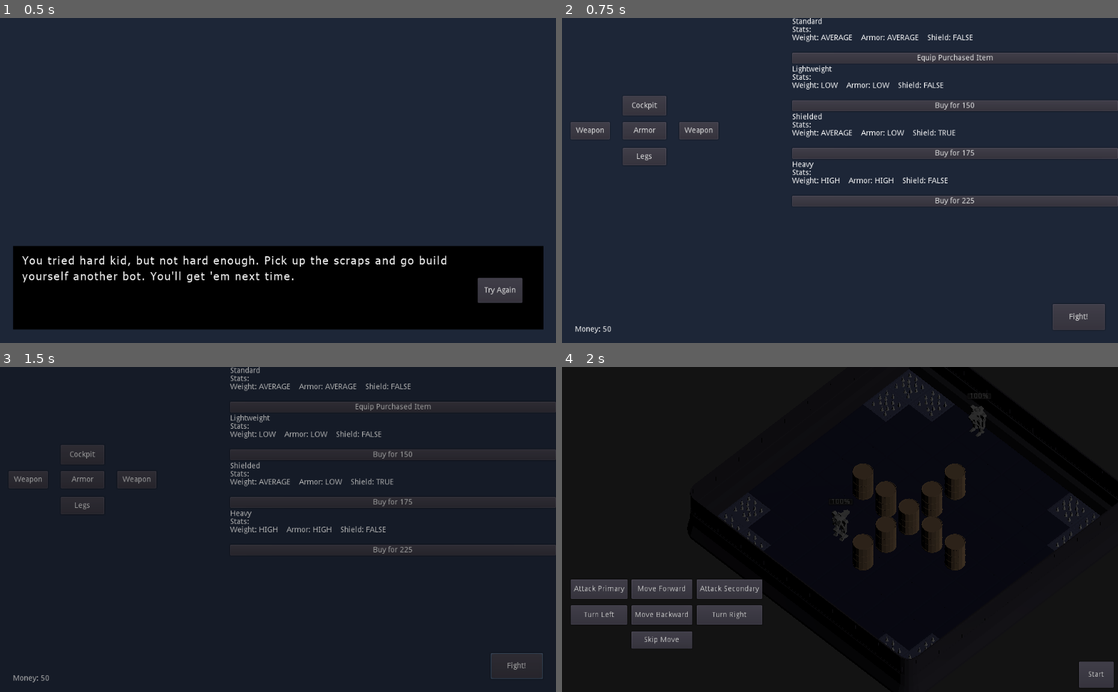
Above: before the commit, frames 1-4 (two rows, left to right).
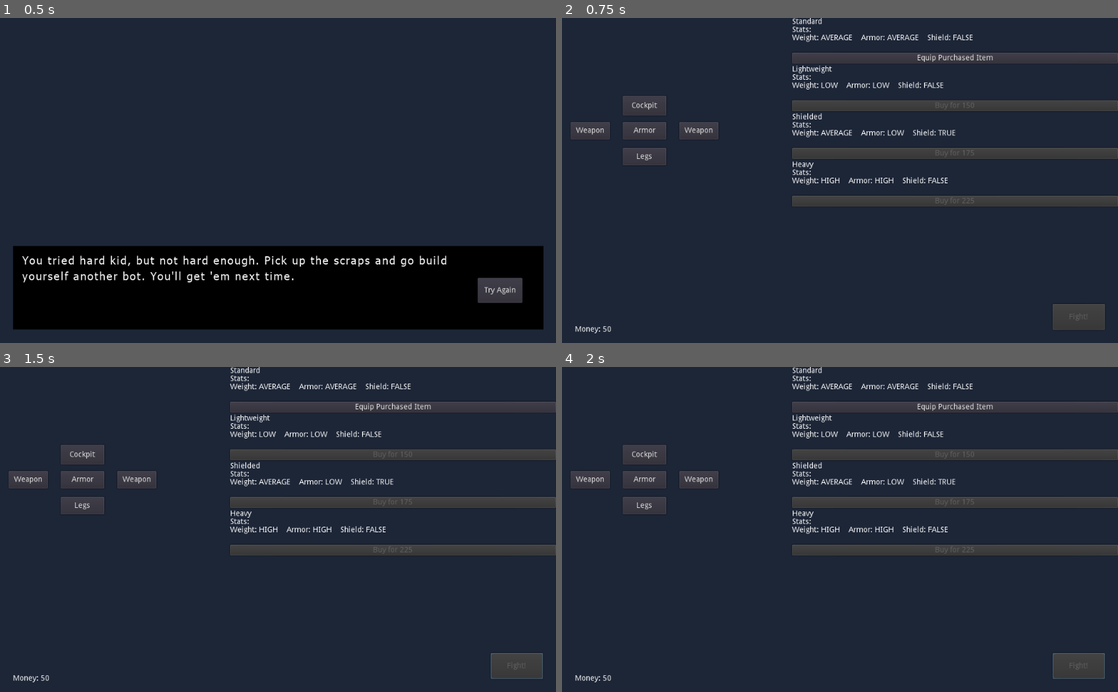
Above: after the commit, the same moments.

Repository: game-workers-cooperative/mechjam
Game: Godot game, scene res://scenes/GameOver/GameOver.tscn
Two runs of this game, one before a commit and one after it. Both use one fixed random seed, a clock stepped at 60 frames per second and the inputs below. This scene is started directly instead of the project's main scene.
Inputs (mouse positions are in pixels of both pictures, inside the frame that each line leads up to):
- Up to frame 1 (0.5 s): no input
- Up to frame 2 (0.75 s): click "Try Again" at 0.5 s
- Up to frame 3 (1.5 s): click (517, 666) at 1.25 s, where only the run before the commit has a clickable "Fight!"
- Up to frame 4 (2 s): no input

Frame 1 is identical in both runs. In frame 2, 0.2% of the frame differs, in the area x 67-95%, y 25-94%; in frame 3, 2.5%; in frame 4, 97%, in the area x 0-100%, y 0-100%.

Commit message:
bugfixes aplenty
- fixing intro3 picture
- adding title image
- beginning to add new theme
- removing unused print statements
- including bugfixes and updates from nemesis and nick
- most of the bugfixes that E.J. found
- showing how many moves are available

Diff:
--- a/objects/equipment/weapon.gd
+++ b/objects/equipment/weapon.gd
@@ -5,12 +5,8 @@
 # var a = 2
 var stats
 
-
 func _init(newStats):
 	stats = newStats
-
-
-	#print(weaponStats)
 
 # Called when the node enters the scene tree for the first time.
 func _ready():
@@ -39,7 +35,7 @@
 
 func attack(grid_pos,facing):
 	var hitsquares = []
-	print('attacking')
+
 	var hitpercent = randf()
 	if hitpercent > stats['hitPercent']:
 		return ['miss',[],stats['damage'],0]
--- a/objects/ui/SceneSwitcher.gd
+++ b/objects/ui/SceneSwitcher.gd
@@ -3,6 +3,7 @@
 export(String, FILE, "*.tsc, *.tscn") var target_scene
 
 func _ready() -> void:
+	self.disabled
 	var err = self.connect("pressed", self, "_on_pressed")
 	if err: print(err)
 
--- a/scenes/ArmorVBoxContainer.gd
+++ b/scenes/ArmorVBoxContainer.gd
@@ -6,9 +6,9 @@
 # var b = "text"
 
 var armorTypes = ['Carbon Nanotech','Steel','Ceramic','Radioactive Waste','Alien Hardwood','Rubber']
+
 # Called when the node enters the scene tree for the first time.
 func _ready():
-	print("running script")
 	for armor in armorTypes:
 		var button = Button.new()
 		button.text = armor
--- a/scenes/Battlefield/Battlefield.tscn
+++ b/scenes/Battlefield/Battlefield.tscn
@@ -135,19 +135,16 @@
 "_edit_use_anchors_": false
 }
 
-[node name="CommandPalette" type="Container" parent="HUD"]
+[node name="CommandPalette" type="Control" parent="HUD"]
 margin_right = 40.0
 margin_bottom = 40.0
-__meta__ = {
-"_edit_use_anchors_": false
-}
 
 [node name="MoveForward" type="Button" parent="HUD/CommandPalette"]
 anchor_top = -1.0
 anchor_bottom = -1.0
-margin_left = 128.0
+margin_left = 144.0
 margin_top = 432.0
-margin_right = 240.0
+margin_right = 265.0
 margin_bottom = 468.0
 text = "Move Forward"
 script = ExtResource( 13 )
@@ -162,9 +159,9 @@
 [node name="MoveBackward" type="Button" parent="HUD/CommandPalette"]
 anchor_top = -1.0
 anchor_bottom = -1.0
-margin_left = 128.0
+margin_left = 144.0
 margin_top = 480.0
-margin_right = 240.0
+margin_right = 264.0
 margin_bottom = 516.0
 text = "Move Backward"
 script = ExtResource( 13 )
@@ -176,9 +173,9 @@
 [node name="TurnRight" type="Button" parent="HUD/CommandPalette"]
 anchor_top = -1.0
 anchor_bottom = -1.0
-margin_left = 248.0
+margin_left = 272.0
 margin_top = 480.0
-margin_right = 369.0
+margin_right = 393.0
 margin_bottom = 516.0
 text = "Turn Right"
 script = ExtResource( 13 )
@@ -195,8 +192,9 @@
 anchor_bottom = -1.0
 margin_left = 16.0
 margin_top = 480.0
-margin_right = 120.0
+margin_right = 136.0
 margin_bottom = 516.0
+rect_pivot_offset = Vector2( 64, 16 )
 text = "Turn Left"
 script = ExtResource( 13 )
 __meta__ = {
@@ -207,12 +205,50 @@
 "parameters": null
 }
 
+[node name="Jump" type="Button" parent="HUD/CommandPalette"]
+anchor_top = -1.0
+anchor_bottom = -1.0
+margin_left = 16.0
+margin_top = 528.0
+margin_right = 136.0
+margin_bottom = 564.0
+rect_pivot_offset = Vector2( 64, 16 )
+disabled = true
+text = "Jump"
+script = ExtResource( 13 )
+__meta__ = {
+"_edit_use_anchors_": false
+}
+command = {
+"method": "turn_left",
+"parameters": null
+}
+
+[node name="Shield" type="Button" parent="HUD/CommandPalette"]
+anchor_top = -1.0
+anchor_bottom = -1.0
+margin_left = 272.0
+margin_top = 528.0
+margin_right = 392.0
+margin_bottom = 564.0
+rect_pivot_offset = Vector2( 64, 16 )
+disabled = true
+text = "Shield"
+script = ExtResource( 13 )
+__meta__ = {
+"_edit_use_anchors_": false
+}
+command = {
+"method": "turn_left",
+"parameters": null
+}
+
 [node name="AttackPrimary" type="Button" parent="HUD/CommandPalette"]
 anchor_top = -1.0
 anchor_bottom = -1.0
 margin_left = 16.0
 margin_top = 432.0
-margin_right = 121.0
+margin_right = 137.0
 margin_bottom = 468.0
 text = "Attack Primary"
 script = ExtResource( 13 )
@@ -224,9 +260,9 @@
 [node name="AttackSecondary" type="Button" parent="HUD/CommandPalette"]
 anchor_top = -1.0
 anchor_bottom = -1.0
-margin_left = 248.0
+margin_left = 272.0
 margin_top = 432.0
-margin_right = 369.0
+margin_right = 393.0
 margin_bottom = 468.0
 text = "Attack Secondary"
 script = ExtResource( 13 )
@@ -238,14 +274,15 @@
 "parameters": "secondary"
 }
 
-[node name="SkipMove" type="Button" parent="HUD/CommandPalette"]
-anchor_top = -1.0
-anchor_bottom = -1.0
-margin_left = 128.0
+[node name="Equip" type="Button" parent="HUD/CommandPalette"]
+anchor_top = -1.0
+anchor_bottom = -1.0
+margin_left = 144.0
 margin_top = 528.0
-margin_right = 240.0
-margin_bottom = 560.0
-text = "Skip Move"
+margin_right = 264.0
+margin_bottom = 564.0
+disabled = true
+text = "Equip"
 script = ExtResource( 13 )
 __meta__ = {
 "_edit_use_anchors_": false
@@ -253,6 +290,16 @@
 command = {
 "method": "skip",
 "parameters": null
+}
+
+[node name="MovesAvailable" type="Label" parent="HUD/CommandPalette"]
+margin_left = 16.0
+margin_top = 368.0
+margin_right = 137.0
+margin_bottom = 382.0
+text = "Moves Available: "
+__meta__ = {
+"_edit_use_anchors_": false
 }
 
 [node name="CommandEditor" type="HBoxContainer" parent="HUD"]
--- a/scenes/Battlefield/load.gd
+++ b/scenes/Battlefield/load.gd
@@ -106,6 +106,7 @@
 			player.call_deferred(command.method)
 
 		yield(player, "move_finished")
+		player.check_environment_damage()
 
 		commands.remove(0)
 		var child = command_editor.get_child(0)
@@ -114,6 +115,7 @@
 		var enemyCommand = enemyCommands[enemy][0]
 		enemy.call(enemyCommand.method, enemyCommand.parameters)
 		yield(enemy,"move_finished")
+		enemy.check_environment_damage()
 		enemyCommands[enemy].remove(0)
 
 	command_palette.set_visible(true)
@@ -138,7 +140,7 @@
 # Adds the Command to the command editor and command list
 func _on_command_selected(button):
 	# limit by the mech's speed
-	if(player.get_speed() >= len(command_editor.get_children())):
+	if(player.get_speed() > len(command_editor.get_children())):
 		var block = CommandBlock.instance()
 		block.connect("block_selected", self, "_on_block_selected")
 		block.set_text(button.get_text())
@@ -193,8 +195,6 @@
 		testMoves[testMove]=score
 
 	for x in range(testMoves.size()):
-		print(testMoves.values()[x])
-		print(maxScore.values()[0])
 		if testMoves.values()[x] < maxScore.values()[0]:
 			maxScore = {testMoves.keys()[x]:testMoves.values()[x]}
 	moves.append(maxScore)
@@ -260,6 +260,9 @@
 	var playerPosition = $WorldEnvironment/Player.translation
 	$WorldEnvironment/Camera.translation = Vector3(playerPosition.x + 4, $WorldEnvironment/Camera.translation.y, playerPosition.z + 4)
 
+	# show how many moves are available
+	$HUD/CommandPalette/MovesAvailable.text = 'Moves Available: ' + String(player.get_speed() - len(command_editor.get_children()))
+
 	for mech in map.get_mechs():
 		# position health bars as necessary
 		var position = $WorldEnvironment/Camera.unproject_position(mech.object.translation)
--- a/scenes/Battlefield/map.gd
+++ b/scenes/Battlefield/map.gd
@@ -13,7 +13,7 @@
 	},
 	'barrel': {
 		'asset': 'StandIn_BarrelObstacle',
-		'wall': false,
+		'wall': true,
 		'rotate': 0,
 		'damage_touch': 0,
 		'damage_active': 1
--- a/scenes/Battlefield/mech.gd
+++ b/scenes/Battlefield/mech.gd
@@ -61,7 +61,7 @@
 	player.play()
 
 	# move the player
-	tween.interpolate_property(object, "translation", object.get_translation(), object.get_translation() + translation, 0.25, Tween.TRANS_SINE, Tween.EASE_IN_OUT)
+	tween.interpolate_property(object, "translation", object.get_translation(), object.get_translation() + translation, 0.5, Tween.TRANS_SINE, Tween.EASE_IN_OUT)
 	tween.start()
 
 	# play the other step sound
@@ -76,29 +76,28 @@
 # applies environment damage if needed
 func check_environment_damage():
 	var type = map.get_tile_type(object.translation)
+
 	match type:
 		'spike':
 			if !JUMPSTATE and leg.stats['traction'] != legValues.HIGH:
 				take_damage(1)
-		'left_saw':
-			take_damage(1)
-		'right_saw':
-			take_damage(1)
-		'top_saw':
-			take_damage(1)
-		'bottom_saw':
-			take_damage(1)
+
+	# see if adjacent tiles are saws
+	var adjacentSaw = 'left_saw' == map.get_tile_type(Vector3(object.translation.x - 1, 0, object.translation.z))
+	adjacentSaw = adjacentSaw or 'right_saw' == map.get_tile_type(Vector3(object.translation.x + 1, 0, object.translation.z))
+	adjacentSaw = adjacentSaw or 'top_saw' == map.get_tile_type(Vector3(object.translation.x, 0, object.translation.z - 1))
+	adjacentSaw = adjacentSaw or 'bottom_saw' == map.get_tile_type(Vector3(object.translation.x, 0, object.translation.z + 1))
+	if adjacentSaw:
+		take_damage(1)
 
 # tries to move
 func try_move(translation):
 	var translation_rotated = translation.rotated(Vector3(0, 1, 0), object.get_rotation().y)
-	print(translation_rotated)
 
 	if(!can_move(translation_rotated)):
 		translation_rotated = Vector3(0,0,0)
 
 	move(translation_rotated)
-	check_environment_damage()
 
 func jump():
 	if leg['jump'] == legValues.TRUE:
@@ -184,7 +183,7 @@
 
 func turn_left():
 	# turn the mech
-	tween.interpolate_property(object, "rotation", object.rotation, object.get_rotation() + Vector3(0, PI/2, 0), 0.25, Tween.TRANS_SINE, Tween.EASE_IN_OUT)
+	tween.interpolate_property(object, "rotation", object.rotation, object.get_rotation() + Vector3(0, PI/2, 0), 0.5, Tween.TRANS_SINE, Tween.EASE_IN_OUT)
 	tween.start()
 	yield(tween, "tween_all_completed")
 
@@ -203,12 +202,11 @@
 	emit_signal("move_finished")
 
 func turn_right():
-	tween.interpolate_property(object, "rotation", object.rotation, object.get_rotation() - Vector3(0, PI/2, 0), 0.25, Tween.TRANS_SINE, Tween.EASE_IN_OUT)
+	tween.interpolate_property(object, "rotation", object.rotation, object.get_rotation() - Vector3(0, PI/2, 0), 0.5, Tween.TRANS_SINE, Tween.EASE_IN_OUT)
 	tween.start()
 
 	yield(tween, "tween_all_completed")
 
-#	object.set_rotation(Vector3(0, -PI/2, 0))
 	match(face_dir):
 		Vector2.LEFT:
 			face_dir = Vector2.UP
@@ -246,7 +244,7 @@
 			SPEED += 1
 		effects.HEAVY:
 			MAX_HP += 2
-			HP -= 2
+			HP += 2
 			SPEED -= 1
 
 	# make sure legs are equipped before applying effects
--- a/scenes/GameOver/GameOver.tscn
+++ b/scenes/GameOver/GameOver.tscn
@@ -1,7 +1,8 @@
-[gd_scene load_steps=3 format=2]
+[gd_scene load_steps=4 format=2]
 
 [ext_resource path="res://assets/fonts/tahoma.tres" type="DynamicFont" id=1]
 [ext_resource path="res://scenes/GameOver/TryAgainButton.gd" type="Script" id=2]
+[ext_resource path="res://assets/audio/songs/Dellic - Space Soul - 102 (mastered).wav" type="AudioStream" id=3]
 
 [node name="Control" type="Control"]
 anchor_right = 1.0
@@ -51,3 +52,7 @@
 "_edit_use_anchors_": false
 }
 target_scene = "res://scenes/StoreUI.tscn"
+
+[node name="AudioStreamPlayer" type="AudioStreamPlayer" parent="."]
+stream = ExtResource( 3 )
+autoplay = true
--- a/scenes/Menus/Menus.tscn
+++ b/scenes/Menus/Menus.tscn
@@ -1,15 +1,17 @@
-[gd_scene load_steps=11 format=2]
+[gd_scene load_steps=13 format=2]
 
 [ext_resource path="res://objects/ui/SceneSwitcher.gd" type="Script" id=1]
 [ext_resource path="res://assets/audio/songs/Dellic - Space Soul - 102 (mastered).wav" type="AudioStream" id=2]
 [ext_resource path="res://assets/texture/intro1.png" type="Texture" id=3]
-[ext_resource path="res://assets/texture/intro3.png" type="Texture" id=4]
+[ext_resource path="res://assets/texture/Intro3.png" type="Texture" id=4]
 [ext_resource path="res://assets/texture/intro2.png" type="Texture" id=5]
 [ext_resource path="res://assets/fonts/tahoma_big.tres" type="DynamicFont" id=6]
 [ext_resource path="res://scenes/Menus/Next Button.gd" type="Script" id=7]
 [ext_resource path="res://scenes/Menus/Skip Intro Button.gd" type="Script" id=8]
 [ext_resource path="res://assets/fonts/tahoma.tres" type="DynamicFont" id=9]
 [ext_resource path="res://scenes/Menus/Credits.gd" type="Script" id=10]
+[ext_resource path="res://assets/texture/title.PNG" type="Texture" id=11]
+[ext_resource path="res://theme/mechjam.tres" type="Theme" id=12]
 
 [node name="Control" type="Control"]
 anchor_right = 1.0
@@ -40,6 +42,15 @@
 margin_right = 1024.0
 margin_bottom = 600.0
 texture = ExtResource( 4 )
+__meta__ = {
+"_edit_use_anchors_": false
+}
+
+[node name="TitleScreen" type="TextureRect" parent="."]
+visible = false
+margin_right = 1024.0
+margin_bottom = 600.0
+texture = ExtResource( 11 )
 __meta__ = {
 "_edit_use_anchors_": false
 }
@@ -58,10 +69,11 @@
 }
 
 [node name="Next Button" type="Button" parent="."]
-margin_left = 899.0
-margin_top = 479.5
-margin_right = 981.0
-margin_bottom = 525.5
+margin_left = 872.0
+margin_top = 472.0
+margin_right = 1000.0
+margin_bottom = 518.0
+theme = ExtResource( 12 )
 text = "Next"
 script = ExtResource( 7 )
 __meta__ = {
@@ -69,10 +81,11 @@
 }
 
 [node name="Skip Intro Button" type="Button" parent="."]
-margin_left = 899.0
-margin_top = 540.0
-margin_right = 981.0
+margin_left = 872.0
+margin_top = 528.0
+margin_right = 1000.0
 margin_bottom = 560.0
+theme = ExtResource( 12 )
 text = "Skip Intro"
 script = ExtResource( 8 )
 __meta__ = {
@@ -105,19 +118,6 @@
 custom_fonts/font = ExtResource( 9 )
 text = "It’s still scientific research, o’course. But it’s something else too. It’s a sport. It’s a lifestyle. It’s..."
 autowrap = true
-__meta__ = {
-"_edit_use_anchors_": false
-}
-
-[node name="Title" type="Label" parent="."]
-visible = false
-margin_left = 56.0
-margin_top = 448.0
-margin_right = 512.0
-margin_bottom = 542.0
-rect_scale = Vector2( 1.8, 1.8 )
-custom_fonts/font = ExtResource( 6 )
-text = "Mecha Battle Bots"
 __meta__ = {
 "_edit_use_anchors_": false
 }
@@ -257,6 +257,7 @@
 margin_top = 41.6432
 margin_right = 128.108
 margin_bottom = 89.6432
+theme = ExtResource( 12 )
 custom_fonts/font = ExtResource( 9 )
 text = "Back"
 script = ExtResource( 8 )
@@ -266,10 +267,11 @@
 anchor_top = 0.5
 anchor_right = 1.0
 anchor_bottom = 0.5
-margin_left = 840.0
-margin_top = 146.941
-margin_right = -16.0
-margin_bottom = 203.941
+margin_left = 360.0
+margin_top = -132.0
+margin_right = -448.0
+margin_bottom = -84.0
+theme = ExtResource( 12 )
 custom_fonts/font = ExtResource( 9 )
 text = "Start"
 script = ExtResource( 1 )
@@ -283,10 +285,11 @@
 anchor_top = 0.5
 anchor_right = 1.172
 anchor_bottom = 0.5
-margin_left = 840.0
-margin_top = 220.0
-margin_right = -192.128
-margin_bottom = 276.0
+margin_left = 360.0
+margin_top = -68.0
+margin_right = -624.128
+margin_bottom = -20.0
+theme = ExtResource( 12 )
 custom_fonts/font = ExtResource( 9 )
 text = "Credits"
 script = ExtResource( 10 )
--- a/scenes/Menus/Next Button.gd
+++ b/scenes/Menus/Next Button.gd
@@ -13,7 +13,7 @@
 	var text1 = parent.find_node('Dialogue1')
 	var text2 = parent.find_node('Dialogue2')
 	var text3 = parent.find_node('Dialogue3')
-	var title = parent.find_node('Title')
+	var title = parent.find_node('TitleScreen')
 	var nextButton = parent.find_node('Next Button')
 	var skipIntroButton = parent.find_node('Skip Intro Button')
 	var buttonHolder = parent.find_node('ButtonHolder')
@@ -33,11 +33,11 @@
 		text2.visible = false
 		text3.visible = true
 	elif visible3:
+		screen3.visible = false
 		text3.visible = false
 		title.visible = true
 		nextButton.visible = false
 		skipIntroButton.visible = false
-#		buttonHolder.visible = true
 		startButton.visible = true
 		creditsButton.visible = true
 
--- a/scenes/Menus/Skip Intro Button.gd
+++ b/scenes/Menus/Skip Intro Button.gd
@@ -13,7 +13,7 @@
 	var text1 = parent.find_node('Dialogue1')
 	var text2 = parent.find_node('Dialogue2')
 	var text3 = parent.find_node('Dialogue3')
-	var title = parent.find_node('Title')
+	var title = parent.find_node('TitleScreen')
 	var nextButton = parent.find_node('Next Button')
 	var skipIntroButton = parent.find_node('Skip Intro Button')
 	var startButton = parent.find_node('StartGame')
@@ -25,7 +25,7 @@
 	text3.visible = false
 	screen1.visible = false
 	screen2.visible = false
-	screen3.visible = true
+	screen3.visible = false
 	title.visible = true
 	nextButton.visible = false
 	skipIntroButton.visible = false
--- a/scenes/StoreUI.gd
+++ b/scenes/StoreUI.gd
@@ -2,6 +2,7 @@
 
 func _ready():
 	_populate_store('cockpit')
+	$ColorRect/FightButton.disabled = true
 
 onready var global = get_node("/root/Global")
 
@@ -13,10 +14,19 @@
 	global.store['equipped'][type] = name
 	_populate_store(type)
 
+func check_equipment():
+	print(Global.store['equipped'])
+
+	for item in ['armor','cockpit','leg']:
+		if Global.store['equipped'][item] == 'none':
+			return false
+	if Global.store['equipped']['weapon'][0] == 'none' or Global.store['equipped']['weapon'][1] == 'none':
+		return false
+	$ColorRect/FightButton.disabled = false
+
 func _equip_weapon_button_pressed(name,type,index):
-	print('equip weapon')
-	print(name, ' ', index)
 	global.store['equipped'][type][index] = name
+	check_equipment()
 	_populate_store(type)
 
 func _buy_button_pressed(store,equip,type,cost):
@@ -92,14 +102,6 @@
 				itemButton.text = "Item Equipped"
 				itemButton.disabled = true
 			else:
-				#if type == 'weapon':
-
-			#		itemButtonPrimary.text= "Equip Primary Weapon"
-			#		itemButtonSecondary.text = "Equip Secondary Weapon"
-			#		print('connect function')
-			#		itemButtonPrimary.connect("pressed",self,"_equip_weapon_button_pressed",[equip.get('name'),type,0])
-			#		itemButtonSecondary.connect("pressed",self,"_equip_weapon_button_pressed",[equip.get('name'),type,1])
-			#	else:
 				itemButton.text = "Equip Purchased Item"
 
 			equipLabel.text = textblock
@@ -111,6 +113,8 @@
 			equipLabel.text = textblock
 			$StoreMarginContainer.add_child(equipLabel)
 			itemButton.connect("pressed",self,"_buy_button_pressed",[store,i,type,equip.get("cost")])
+			if Global.money < equip.get("cost"):
+				itemButton.disabled = true
 		if multipleSlots:
 			$StoreMarginContainer.add_child(itemButtonPrimary)
 			$StoreMarginContainer.add_child(itemButtonSecondary)
--- a/scenes/StoreUI.tscn
+++ b/scenes/StoreUI.tscn
@@ -93,6 +93,7 @@
 __meta__ = {
 "_edit_use_anchors_": false
 }
+
 [connection signal="pressed" from="ColorRect/ArmorButton" to="." method="_on_ArmorButton_pressed"]
 [connection signal="pressed" from="ColorRect/WeaponButton" to="." method="_on_WeaponButton_pressed"]
 [connection signal="pressed" from="ColorRect/Weapon2Button" to="." method="_on_WeaponButton_pressed"]
--- a/scenes/Victory/Victory.tscn
+++ b/scenes/Victory/Victory.tscn
@@ -1,7 +1,8 @@
-[gd_scene load_steps=3 format=2]
+[gd_scene load_steps=4 format=2]
 
 [ext_resource path="res://assets/fonts/tahoma.tres" type="DynamicFont" id=1]
 [ext_resource path="res://scenes/Victory/GoToStoreButton.gd" type="Script" id=2]
+[ext_resource path="res://assets/audio/songs/Dellic - Space Soul - 102 (mastered).wav" type="AudioStream" id=3]
 
 [node name="Control" type="Control"]
 anchor_right = 1.0
@@ -53,3 +54,7 @@
 "_edit_use_anchors_": false
 }
 target_scene = "res://scenes/StoreUI.tscn"
+
+[node name="AudioStreamPlayer" type="AudioStreamPlayer" parent="."]
+stream = ExtResource( 3 )
+autoplay = true
--- a/theme/mechjam.tres
+++ b/theme/mechjam.tres
@@ -1,10 +1,76 @@
-[gd_resource type="Theme" load_steps=3 format=2]
+[gd_resource type="Theme" load_steps=7 format=2]
 
 [ext_resource path="res://assets/fonts/tahoma.tres" type="DynamicFont" id=1]
 
 [sub_resource type="StyleBoxFlat" id=1]
-bg_color = Color( 0.00784314, 0.00784314, 0.00784314, 1 )
+bg_color = Color( 0, 0, 0, 1 )
+border_width_left = 2
+border_width_top = 2
+border_width_right = 2
+border_width_bottom = 2
+border_color = Color( 0.701961, 0.701961, 0.701961, 1 )
+corner_radius_top_left = 2
+corner_radius_top_right = 2
+corner_radius_bottom_right = 2
+corner_radius_bottom_left = 2
+
+[sub_resource type="StyleBoxFlat" id=2]
+bg_color = Color( 0, 0, 0, 1 )
+border_width_left = 3
+border_width_top = 3
+border_width_right = 3
+border_width_bottom = 3
+border_color = Color( 0.701961, 0.701961, 0.701961, 1 )
+corner_radius_top_left = 2
+corner_radius_top_right = 2
+corner_radius_bottom_right = 2
+corner_radius_bottom_left = 2
+
+[sub_resource type="StyleBoxFlat" id=3]
+bg_color = Color( 0.2, 0.2, 0.2, 1 )
+border_width_left = 2
+border_width_top = 2
+border_width_right = 2
+border_width_bottom = 2
+border_color = Color( 0.701961, 0.701961, 0.701961, 1 )
+corner_radius_top_left = 2
+corner_radius_top_right = 2
+corner_radius_bottom_right = 2
+corner_radius_bottom_left = 2
+
+[sub_resource type="StyleBoxFlat" id=4]
+bg_color = Color( 0, 0, 0, 1 )
+border_width_left = 2
+border_width_top = 2
+border_width_right = 2
+border_width_bottom = 2
+border_color = Color( 0.701961, 0.701961, 0.701961, 1 )
+corner_radius_top_left = 2
+corner_radius_top_right = 2
+corner_radius_bottom_right = 2
+corner_radius_bottom_left = 2
+
+[sub_resource type="StyleBoxFlat" id=5]
+bg_color = Color( 0.258824, 0.258824, 0.258824, 1 )
+border_width_left = 3
+border_width_top = 3
+border_width_right = 3
+border_width_bottom = 3
+border_color = Color( 0.701961, 0.701961, 0.701961, 1 )
+corner_radius_top_left = 2
+corner_radius_top_right = 2
+corner_radius_bottom_right = 2
+corner_radius_bottom_left = 2
 
 [resource]
-default_font = ExtResource( 1 )
-Panel/styles/panel = SubResource( 1 )
+Button/colors/font_color = Color( 0.88, 0.88, 0.88, 1 )
+Button/colors/font_color_disabled = Color( 0.9, 0.9, 0.9, 0.2 )
+Button/colors/font_color_hover = Color( 0.94, 0.94, 0.94, 1 )
+Button/colors/font_color_pressed = Color( 1, 1, 1, 1 )
+Button/constants/hseparation = 2
+Button/fonts/font = ExtResource( 1 )
+Button/styles/disabled = SubResource( 1 )
+Button/styles/focus = SubResource( 2 )
+Button/styles/hover = SubResource( 3 )
+Button/styles/normal = SubResource( 4 )
+Button/styles/pressed = SubResource( 5 )
Binary file changed: assets/texture/intro3.png
Binary file added: assets/texture/title.PNG
Not shown, changed: assets/texture/title.PNG.import
